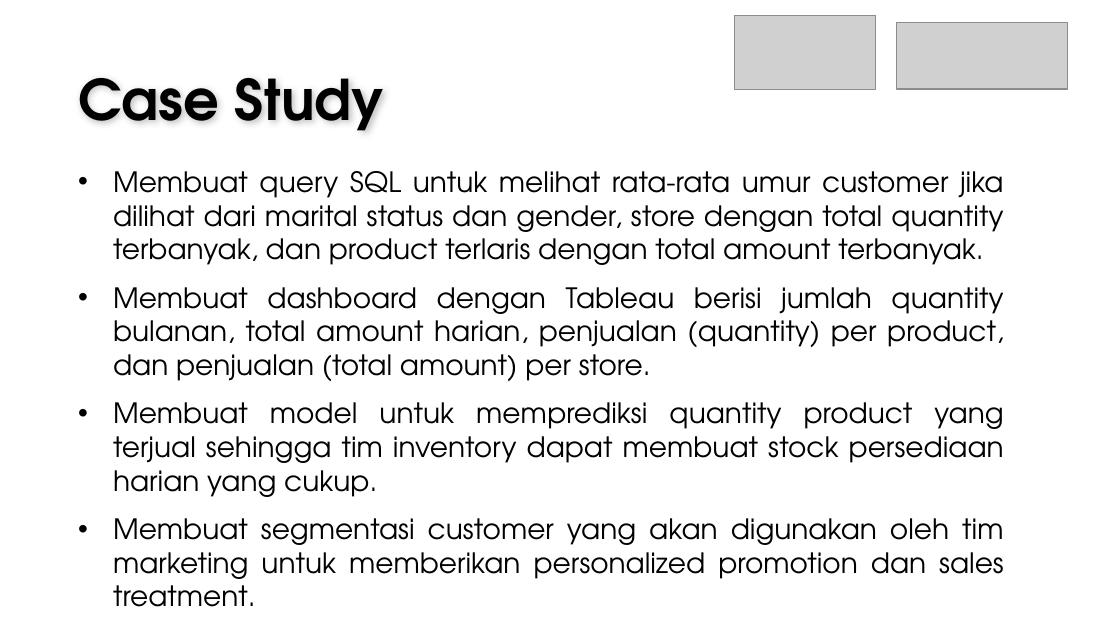
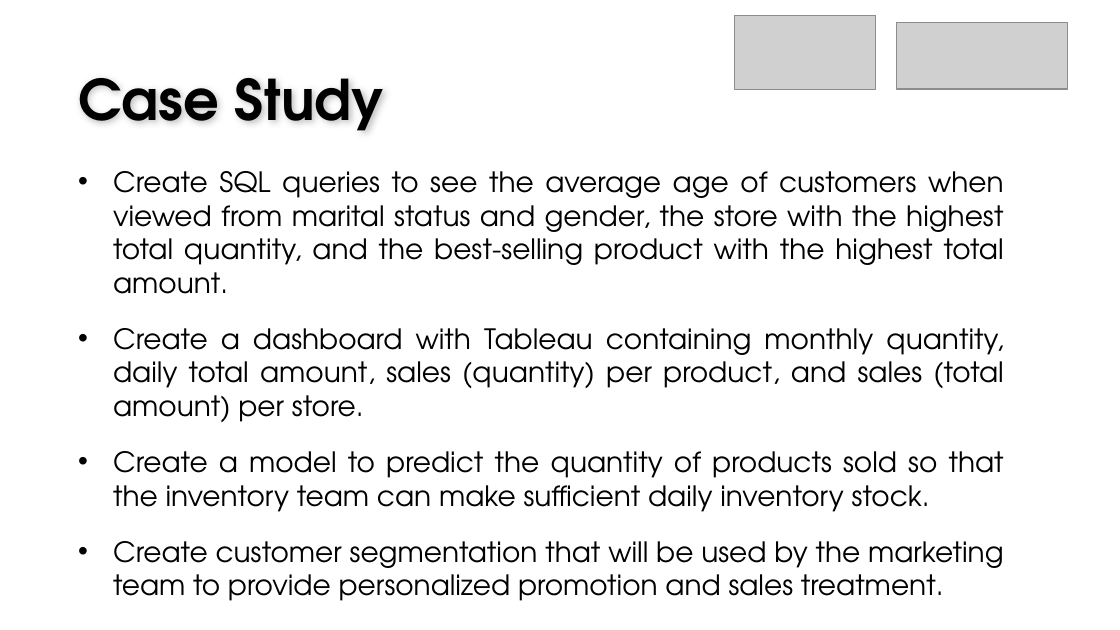
Before and after one commit to gisellehalim/kalbe-ds-vix-rakamin, a slide deck: slide 4 of Result Kalbe Nutritionals x Rakamin Academy.pptx. Drawn at 1120x630 pixels with LibreOffice and Linux fonts; fonts in the diff are those of the drawing; grey boxes stand for pictures; background and template pictures are left out. Boxes give left, top, right and bottom in pixels: in the first picture for what was removed or moved away, otherwise in the second. Text is boxed around its words. In the diff, an @@ line names an element or a change of style, - is before the commit and + after.

```diff
--- a/Result Kalbe Nutritionals x Rakamin Academy.pptx
+++ b/Result Kalbe Nutritionals x Rakamin Academy.pptx
@@ text at (113, 171, 1004, 575): text changed @@
-• Membuat query SQL untuk melihat rata-rata umur customer jika dilihat dari marital status dan gender, store dengan total quantity terbanyak, dan product terlaris dengan total amount terbanyak.
-• Membuat dashboard dengan Tableau berisi jumlah quantity bulanan, total amount harian, penjualan (quantity) per product, dan penjualan (total amount) per store.
-• Membuat model untuk memprediksi quantity product yang terjual sehingga tim inventory dapat membuat stock persediaan harian yang cukup.
-• Membuat segmentasi customer yang akan digunakan oleh tim marketing untuk memberikan personalized promotion dan sales treatment.
+• Create SQL queries to see the average age of customers when viewed from marital status and gender, the store with the highest total quantity, and the best-selling product with the highest total amount.
+• Create a dashboard with Tableau containing monthly quantity, daily total amount, sales (quantity) per product, and sales (total amount) per store.
+• Create a model to predict the quantity of products sold so that the inventory team can make sufficient daily inventory stock.
+• Create customer segmentation that will be used by the marketing team to provide personalized promotion and sales treatment.
```
Also in this commit, not shown: 12 other slides changed, 1 slide added, 1 slide removed.
